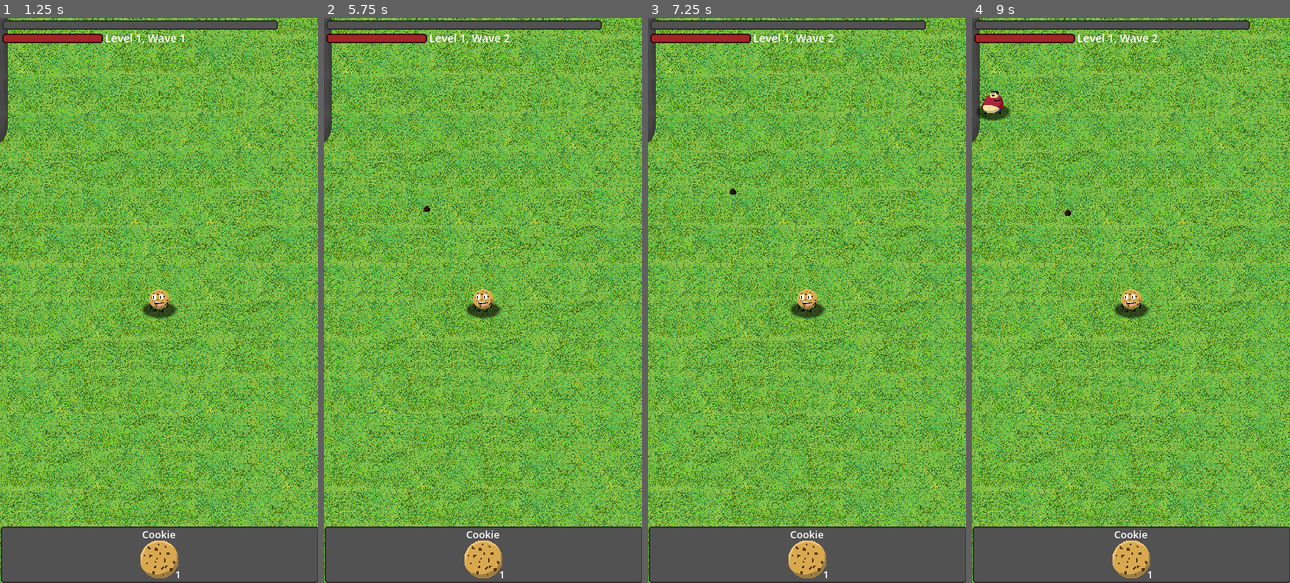
Above: before the commit, frames 1-4 (left to right).
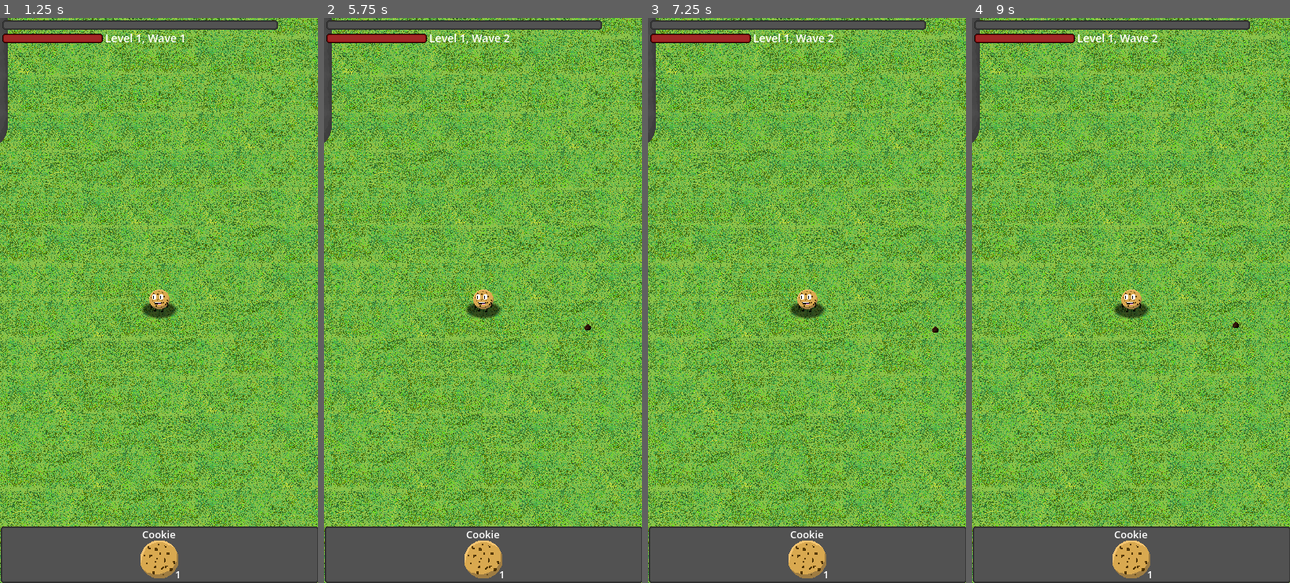
Above: after the commit, the same moments.

Repository: EightLimbed/Tasty-Terminator
Game: Godot game, scene res://Main Menu/LevelSelect/MainMenu.tscn
Two runs of this game, one before a commit and one after it. Both use one fixed random seed, a clock stepped at 60 frames per second and the inputs below.
Inputs (mouse positions are in pixels of both pictures, inside the frame that each line leads up to):
- Up to frame 1 (1.25 s): click "Start" at 0.5 s
- Up to frame 2 (5.75 s): tap Enter at 1.25, 2.75, 5 s; move the mouse to (552, 272) at 1.27 s; hold Right (ui_right) 1.28-2.03 s; tap Space at 2, 4.25 s; move the mouse to (419, 328) at 2.02 s; hold Down (ui_down) 2.03-2.78 s; move the mouse to (514, 176) at 2.77 s; hold Right (ui_right) 2.78-3.53 s; move the mouse to (467, 413) at 3.52 s; hold Up (ui_up) 3.53-4.28 s; move the mouse to (578, 385) at 4.27 s; hold Left (ui_left) from 4.28 s (still down); move the mouse to (387, 215) at 5.02 s
- Up to frame 3 (7.25 s): move the mouse to (822, 300) at 5.77 s; release Left (ui_left) at 5.78 s; hold Down (ui_down) 5.78-6.53 s; tap Space at 6.5 s; move the mouse to (759, 159) at 6.52 s; hold Right (ui_right) from 6.53 s (still down)
- Up to frame 4 (9 s): move the mouse to (1200, 272) at 7.27 s; release Right (ui_right) at 7.28 s; hold Up (ui_up) 7.28-8.03 s; move the mouse to (1067, 328) at 8.02 s; hold Right (ui_right) 8.03-8.78 s; move the mouse to (1162, 176) at 8.77 s; hold Down (ui_down) from 8.78 s (still down)

Frame 1 is identical in both runs. In frame 2, less than 0.1% of the frame differs, in the area x 31-84%, y 33-56%; in frame 3, less than 0.1%; in frame 4, 0.4%, in the area x 1-84%, y 12-55%.

Commit message:
Edited gameplay speeds and textures

Diff:
--- a/Enemies/Resources/Default.tres
+++ b/Enemies/Resources/Default.tres
@@ -25,7 +25,7 @@
 script = ExtResource("1_3lu5h")
 frames = SubResource("SpriteFrames_734tm")
 health = 40
-speed = 7000
+speed = 3000
 melee_damage = 10
 experience_drop = 1
 hitbox = SubResource("RectangleShape2D_7e7ys")
--- a/Enemies/Resources/Dryd.tres
+++ b/Enemies/Resources/Dryd.tres
@@ -25,7 +25,7 @@
 script = ExtResource("3_rlen2")
 frames = SubResource("SpriteFrames_ki7hf")
 health = 100
-speed = 15000
+speed = 7000
 melee_damage = 15
 experience_drop = 10
 hitbox = SubResource("RectangleShape2D_56nsh")
--- a/Enemies/Resources/Edd.tres
+++ b/Enemies/Resources/Edd.tres
@@ -25,7 +25,7 @@
 script = ExtResource("1_fl54v")
 frames = SubResource("SpriteFrames_ki7hf")
 health = 80
-speed = 10000
+speed = 4000
 melee_damage = 15
 experience_drop = 3
 hitbox = SubResource("RectangleShape2D_ojw8c")
--- a/Game/Game.tscn
+++ b/Game/Game.tscn
@@ -9,11 +9,11 @@
 
 [node name="World" parent="." instance=ExtResource("3_davef")]
 
-[node name="Player" parent="." instance=ExtResource("2_v7aot")]
-
 [node name="ProjectileContainer" type="Node2D" parent="."]
 
 [node name="ExperienceContainer" type="Node2D" parent="."]
+
+[node name="Player" parent="." instance=ExtResource("2_v7aot")]
 
 [node name="EnemyContainer" type="Node2D" parent="."]
 y_sort_enabled = true
--- a/Player/Characters/Resources/Cookie.tres
+++ b/Player/Characters/Resources/Cookie.tres
@@ -26,6 +26,6 @@
 head_start = 0
 max_health = Vector2i(100, 2)
 health_regen = Vector2(2, 0.1)
-speed = Vector2i(30000, 0)
+speed = Vector2i(12000, 0)
 hunger = Vector2(1, 0)
 flavor = Vector2(1.5, 0)
Binary file changed: Weapons/Art/GummyBearTrap.png
Not shown, changed: Weapons/Art/GummyBearTrap.png.import
